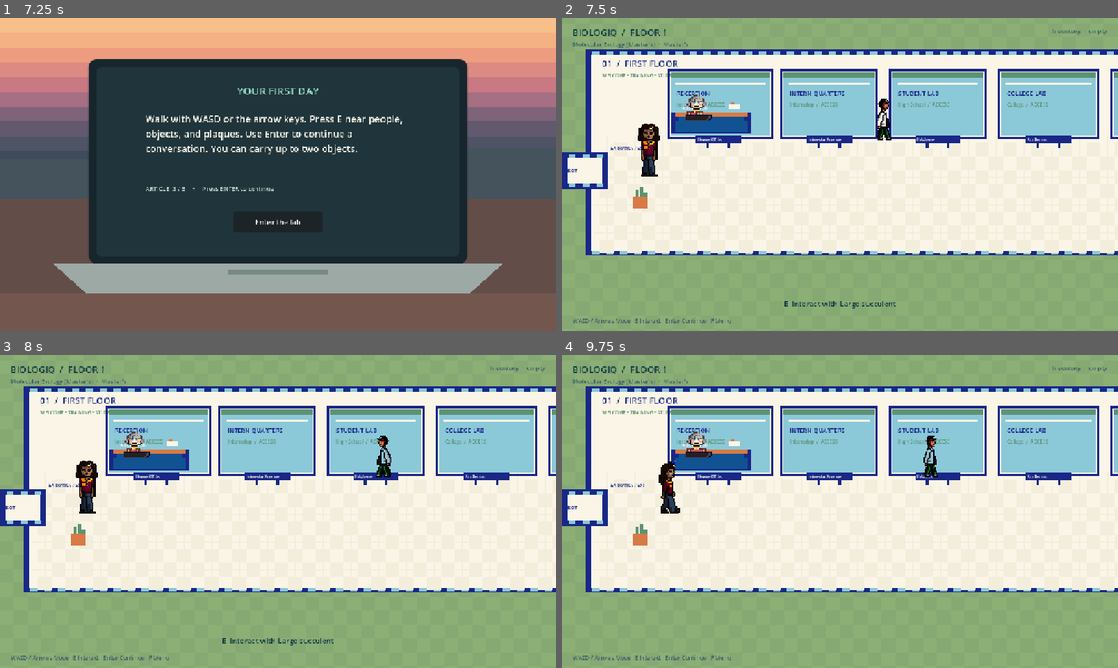
Above: before the commit, frames 1-4 (two rows, left to right).
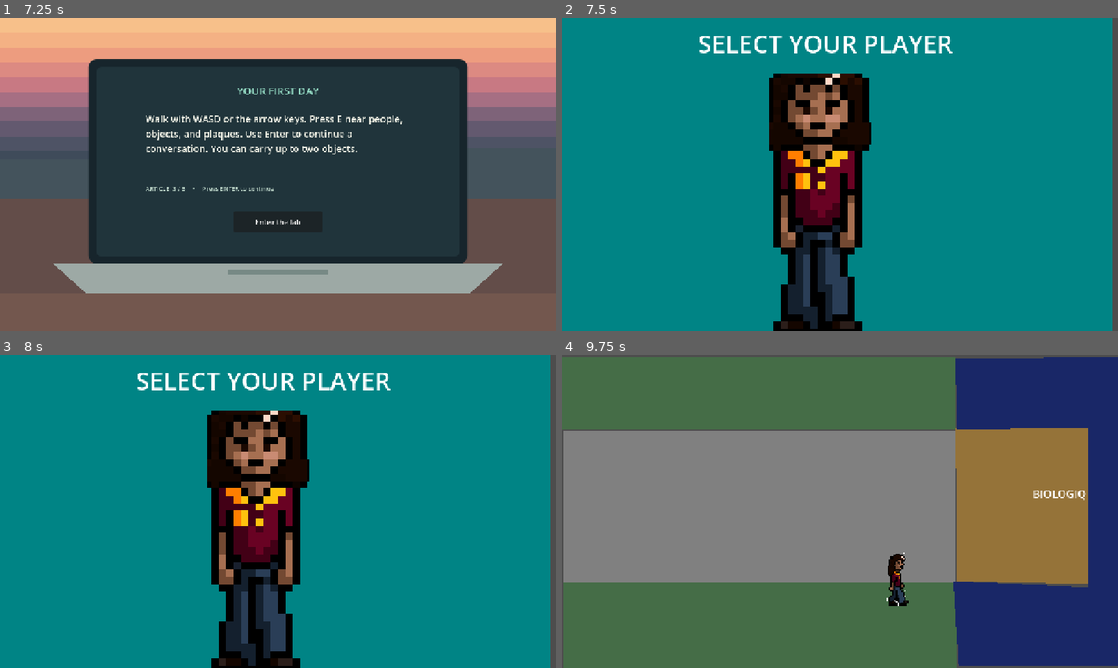
Above: after the commit, the same moments.

Repository: ashrithmedaa/Biologiq
Game: Godot game, scene res://Scenes/main.tscn
The game is run twice, just before and just after one commit, with the same random seed, the same clock (stepped at 60 frames per second) and the same inputs.
Inputs (mouse positions are in pixels of both pictures, inside the frame that each line leads up to):
- Up to frame 1 (7.25 s): click "Start" at 0.5 s; click "Start" at 1.25 s; click "New Save" at 2 s; tap Enter at 2.75 s; move the mouse to (400, 158) at 2.77 s; hold Right 2.78-3.5 s; tap E at 2.85 s; click (400, 158) at 2.92 s; click "Choose a program" at 3.5 s; click "Molecular Biology (Master's)" at 4.25 s; click "Continue to article" at 5 s; click "Continue" at 5.75 s; click "Continue" at 6.5 s
- Up to frame 2 (7.5 s): click "Enter the lab" at 7.25 s
- Up to frame 3 (8 s): no input
- Up to frame 4 (9.75 s): click (817, 539) at 8.02 s; drag from (728, 527) to (812, 574) at 8.77 s; move the mouse to (895, 442) at 9.52 s; hold D (move_right, bound only before the commit) from 9.53 s (still down); tap Enter at 9.6 s

Frame 1 is identical in both runs. In frame 2, 100% of the frame differs, in the area x 0-100%, y 0-100%; in frame 3, 100%; in frame 4, 100%.

Commit message:
Combined main game with tej's cutscene and character selection screen.

Diff:
--- a/biologiq/Scenes/character_selection.tscn
+++ b/biologiq/Scenes/character_selection.tscn
@@ -1,6 +1,12 @@
-[gd_scene format=3 uid="uid://g8g1mottsrob"]
+[gd_scene format=3 uid="uid://dhpvrswo0jfui"]
 
 [ext_resource type="Script" path="res://Scripts/character_selection.gd" id="1"]
 
-[node name="CharacterSelection" type="Node2D" unique_id=931633770]
+[node name="CharacterSelection" type="Control" unique_id=601049212]
+layout_mode = 3
+anchors_preset = 15
+anchor_right = 1.0
+anchor_bottom = 1.0
+grow_horizontal = 2
+grow_vertical = 2
 script = ExtResource("1")
--- a/biologiq/Scripts/employee_orientation.gd
+++ b/biologiq/Scripts/employee_orientation.gd
@@ -188,7 +188,7 @@
 		article_index += 1
 		_update_screen()
 	else:
-		get_tree().change_scene_to_file("res://Scenes/main_map.tscn")
+		get_tree().change_scene_to_file("res://chararter_selection_fr.tscn")
 
 
 func _draw() -> void:
--- a/biologiq/Scripts/main_map.gd
+++ b/biologiq/Scripts/main_map.gd
@@ -69,8 +69,9 @@
 			player_facing = "down" if direction.y > 0.0 else "up"
 	var previous_position := player.global_position
 	player.move_and_slide()
-	player.global_position.x = clampf(player.global_position.x, 44.0, WORLD_WIDTH - 44.0)
-	player.global_position.y = clampf(player.global_position.y, 72.0, WORLD_HEIGHT - 60.0)
+	if not _is_walkable_position(player.global_position):
+		player.global_position = previous_position
+		player.velocity = Vector2.ZERO
 	_enforce_room_access(previous_position)
 	_update_player_animation(direction.length_squared() > 0.0)
 	_update_interaction_hint()
@@ -574,6 +575,21 @@
 			return
 
 
+func _is_walkable_position(at: Vector2) -> bool:
+	# Keep movement on the two interior floorplates and their connecting stairwell.
+	# The only outside area left walkable is the small, marked entrance walkway.
+	var walkable_zones: Array[Rect2] = [
+		Rect2(84, 120, 1604, 420),
+		Rect2(1664, 402, 156, 240),
+		Rect2(1808, 474, 1702, 456),
+		Rect2(14, 344, 82, 54),
+	]
+	for zone in walkable_zones:
+		if zone.has_point(at):
+			return true
+	return false
+
+
 func _find_hovered_object() -> int:
 	var mouse_position := get_global_mouse_position()
 	for index in interactables.size():
--- a/biologiq/Scripts/save_select_screen.gd
+++ b/biologiq/Scripts/save_select_screen.gd
@@ -67,7 +67,7 @@
 		return
 	var error := get_tree().change_scene_to_file("res://Scenes/employee_orientation.tscn")
 	if error != OK:
-		_on_save_status_changed("Could not open the character selection scene.", true)
+		_on_save_status_changed("Could not open employee orientation.", true)
 
 
 func _on_upload_save_pressed() -> void:
--- a/biologiq/button.gd
+++ b/biologiq/button.gd
@@ -12,7 +12,7 @@
 
 
 func _on_pressed() -> void:
-	pass
+	get_tree().change_scene_to_file("res://walking.tscn")
 
 func _on_button_pressed():
 	get_tree().change_scene_to_file("res://walking.tscn")
--- a/biologiq/walking.tscn
+++ b/biologiq/walking.tscn
@@ -1,7 +1,10 @@
-[gd_scene format=3 uid="uid://dhcfyxkve3yv"]
+[gd_scene load_steps=2 format=3 uid="uid://dhcfyxkve3yv"]
+
+[ext_resource type="Script" path="res://walking_screen.gd" id="1_walking"]
 
 [node name="Walking" type="Node2D" unique_id=1176995948]
 position = Vector2(0, 4)
+script = ExtResource("1_walking")
 
 [node name="ColorRect" type="ColorRect" parent="." unique_id=1566292633]
 offset_right = 907.0
--- /dev/null
+++ b/biologiq/walking_screen.gd
@@ -0,0 +1,49 @@
+extends Node2D
+
+const PLAYER_SHEET := "res://Art Assets/Player - Walking Animations (Front, Side, Back).png"
+const WALK_DURATION := 2.6
+const DOOR_PAUSE := 0.6
+
+var elapsed := 0.0
+var player: Node2D
+
+
+func _ready() -> void:
+	player = Node2D.new()
+	player.name = "ArrivalPlayer"
+	player.position = Vector2(590, 680)
+	add_child(player)
+
+	var sprite := AnimatedSprite2D.new()
+	sprite.name = "PlayerSprite"
+	sprite.sprite_frames = _player_frames()
+	sprite.scale = Vector2(0.19, 0.19)
+	sprite.position = Vector2(0, -56)
+	player.add_child(sprite)
+	sprite.play("side_right")
+
+
+func _process(delta: float) -> void:
+	elapsed += delta
+	var progress := clampf(elapsed / WALK_DURATION, 0.0, 1.0)
+	player.position = Vector2(590, 680).lerp(Vector2(880, 500), progress)
+	if elapsed >= WALK_DURATION + DOOR_PAUSE:
+		get_tree().change_scene_to_file("res://Scenes/main_map.tscn")
+
+
+func _player_frames() -> SpriteFrames:
+	var frames := SpriteFrames.new()
+	_add_strip(frames, "side_right", 4, 4)
+	return frames
+
+
+func _add_strip(frames: SpriteFrames, animation: StringName, start_frame: int, count: int) -> void:
+	frames.add_animation(animation)
+	frames.set_animation_loop(animation, true)
+	frames.set_animation_speed(animation, 8.0)
+	var texture := load(PLAYER_SHEET) as Texture2D
+	for index in count:
+		var atlas := AtlasTexture.new()
+		atlas.atlas = texture
+		atlas.region = Rect2(Vector2((start_frame + index) * 306, 0), Vector2(306, 646))
+		frames.add_frame(animation, atlas)
Not shown, added: biologiq/walking_screen.gd.uid
